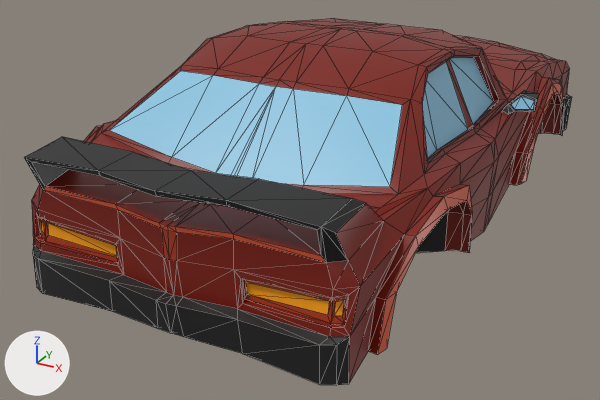
The glTF model models/sedan_body2.glb: old version first, new version second.
The view is the same before and after, from a 50 mm lens placed at (1.621, -3.513, 1.798), pointed at (-0.165, -0.266, 0.175). The axes (+X, +Y, +Z) are drawn at lower left. The lights are the same throughout. Mesh edges are drawn as thin lines. Vertices at the same position are counted once.

Objects in the first picture: 'sedan_body.001'.
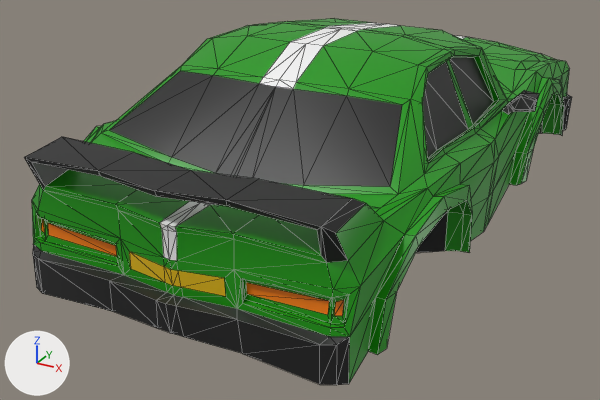
Edits to the bpy script that builds the scene:
```text
Change me_cube_007:
    used by ob_sedan_body_001; location = (0.0, 0.0, 0.0)
    remove me_cube_007.from_pydata(...)  # 794 vertices, 1588 faces; spans x -0.8..0.8, y -1.55..1.6, z 0.15..1.01
    add me_cube_007.from_pydata(...)  # 804 vertices, 1608 faces; spans x -0.8..0.8, y -1.55..1.6, z 0.15..1.01
    me_cube_007 part 1
    8 faces are deleted
    10 vertices are added at x -0.21..0.21, y -1.5..-1.47, z 0.35..0.43
    28 new faces join them
    me_cube_007 part 2: 1156 kept faces spanning x -0.8..0.8, y -1.55..1.57, z 0.16..1.01 get new texture (UV) coordinates
```

Where the change shows, as pixel boxes [x1, y1, x2, y2] in the pictures (600 x 400 px):
part 1 of me_cube_007, built on: [120, 239, 237, 308] in both
part 2 of me_cube_007, surface changed: [32, 18, 569, 383] in both
